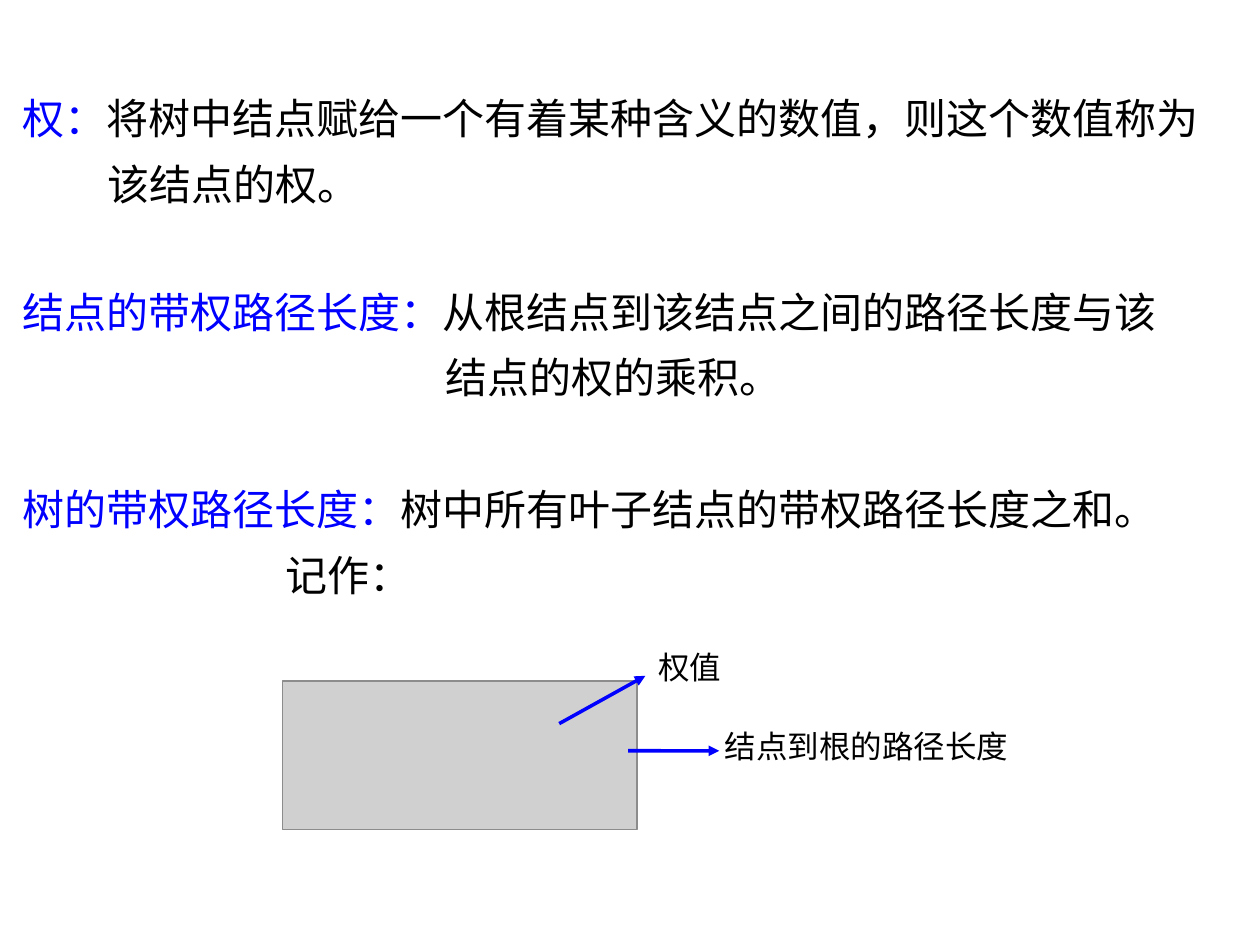
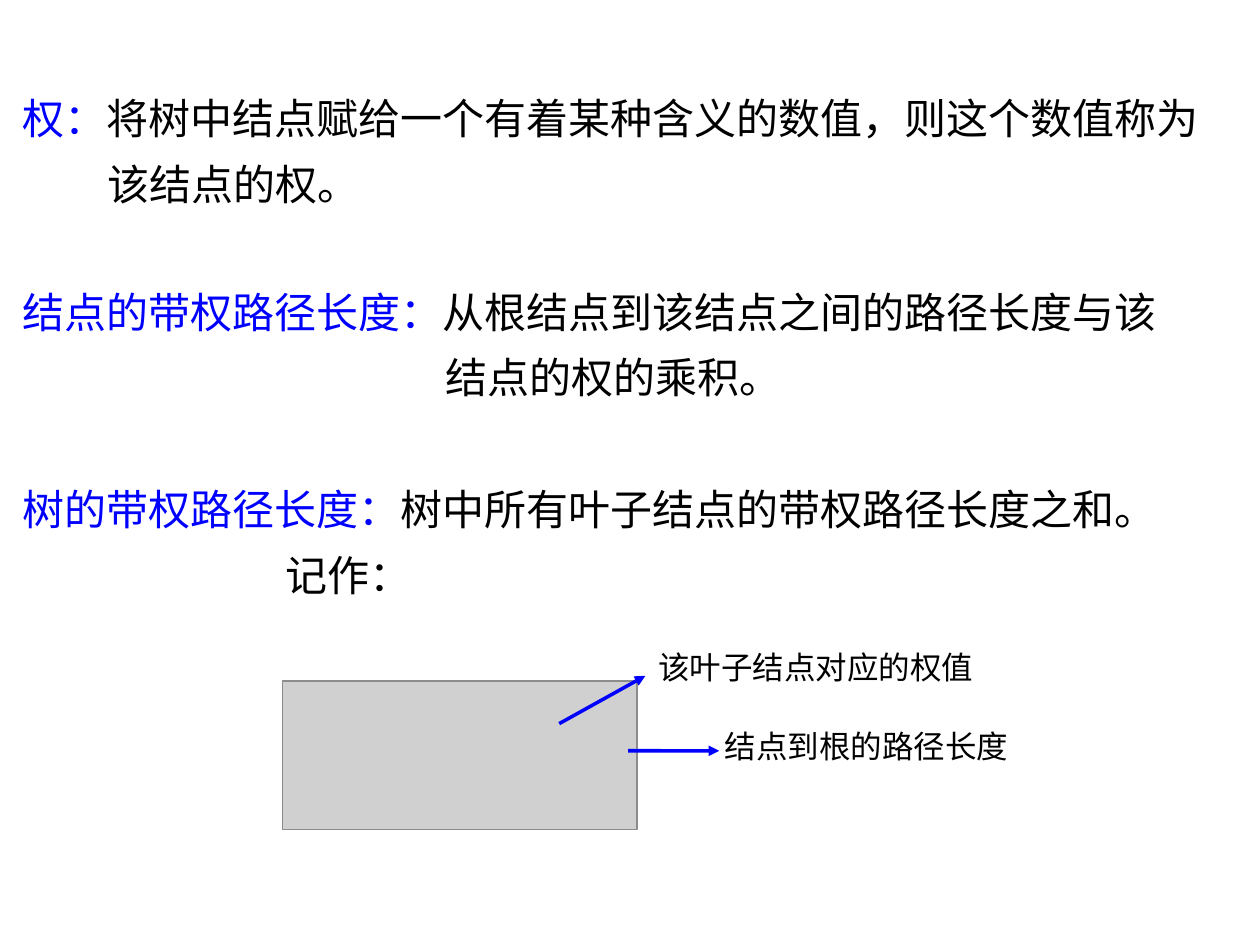
Before and after one commit to Gempittance/Data_Structur_Build, a slide deck: slide 131 of 数据结构PPT/ds6.pptx. Drawn at 1260x945 pixels with LibreOffice and Linux fonts; fonts in the diff are those of the drawing; grey boxes stand for pictures. Boxes give left, top, right and bottom in pixels: in the first picture for what was removed or moved away, otherwise in the second. Text is boxed around its words. In the diff, an @@ line names an element or a change of style, - is before the commit and + after.

```diff
--- a/数据结构PPT/ds6.pptx
+++ b/数据结构PPT/ds6.pptx
@@ text at bbox=[658, 652, 973, 682]: text changed @@
-权值
+该叶子结点对应的权值
```
Also in this commit, not shown: 1 other slide changed, 4 slides added.
